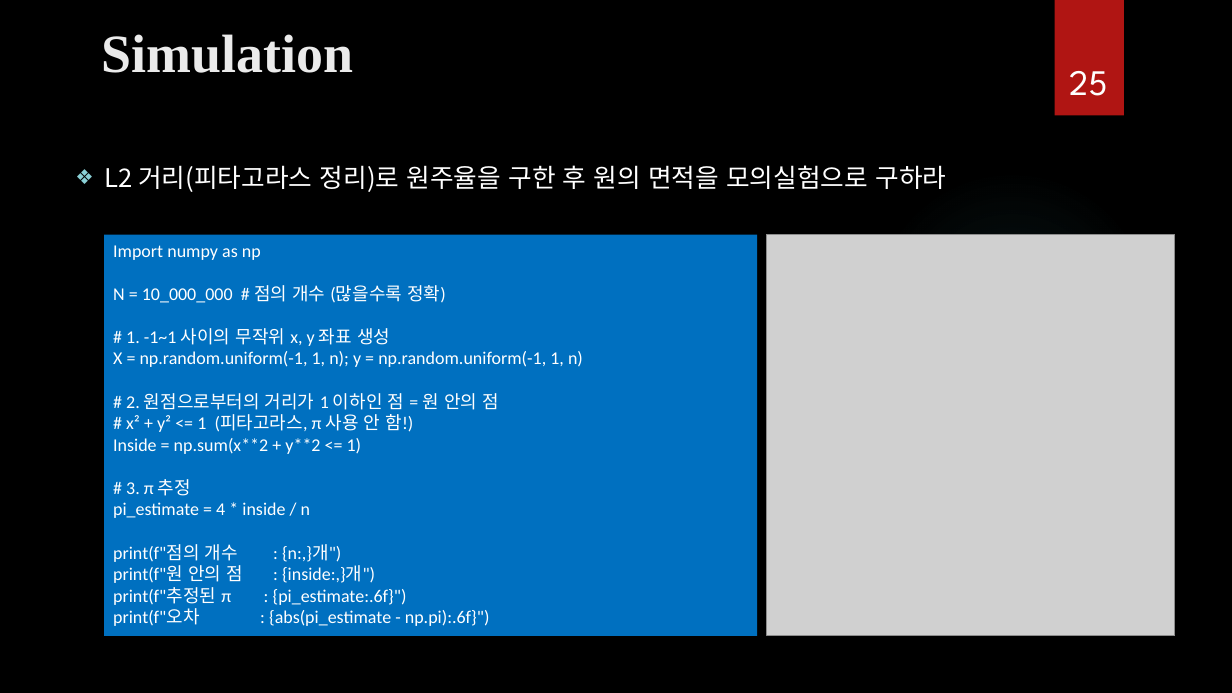
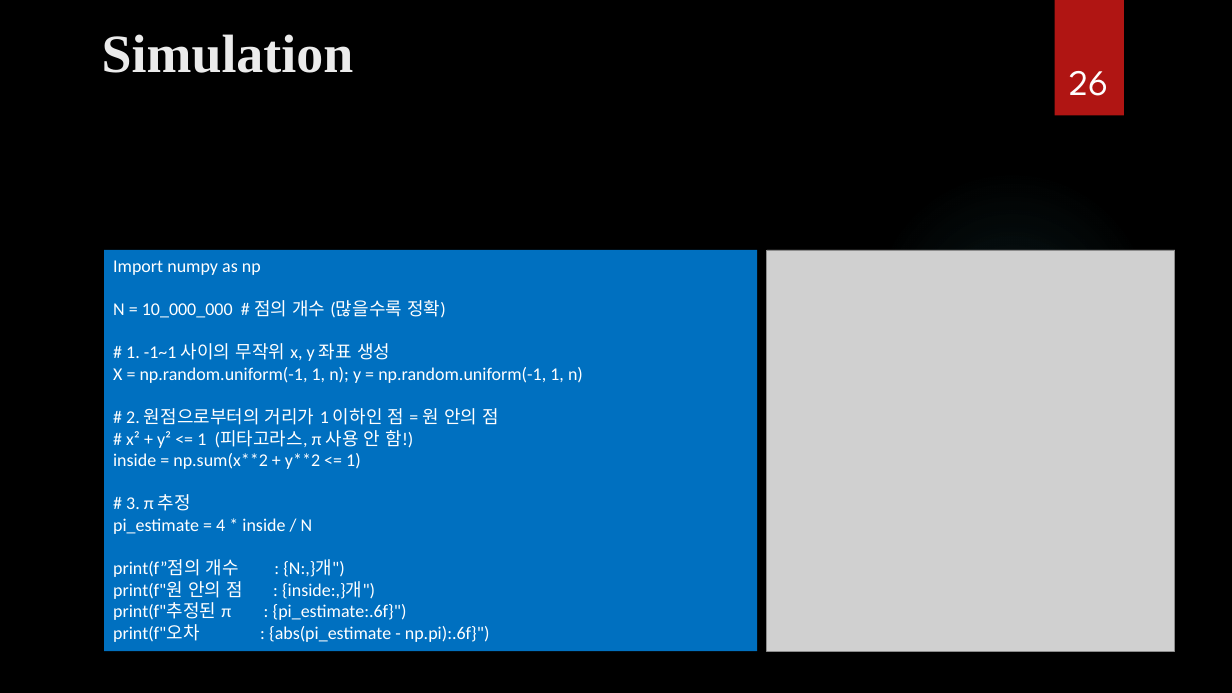
Before and after one commit to ancestor9/mathematics-for-machine-learning, a slide deck: slide 26 of Calculus/Calculus.pptx (slide 25 before the commit). Drawn at 1232x693 pixels with LibreOffice and Linux fonts; fonts in the diff are those of the drawing; grey boxes stand for pictures; background and template pictures are left out. Boxes give left, top, right and bottom in pixels: in the first picture for what was removed or moved away, otherwise in the second. Text is boxed around its words. In the diff, an @@ line names an element or a change of style, - is before the commit and + after.

```diff
--- a/Calculus/Calculus.pptx
+++ b/Calculus/Calculus.pptx
@@ page number at <box>1069,71,1108,96</box>: text changed @@
-25
+26
@@ text removed at <box>104,165,946,192</box> @@
-❖ L2 거리(피타고라스 정리)로 원주율을 구한 후 원의 면적을 모의실험으로 구하라
@@ rectangle "Import numpy as np": place and size @@
-rectangle "Import numpy as np" at <box>104,235,758,636</box>
+rectangle "Import numpy as np" at <box>104,250,758,652</box>
@@ picture: place and size @@
-picture at <box>767,235,1176,636</box>
+picture at <box>767,250,1176,652</box>
@@ text in rectangle at <box>113,453,361,469</box>: text changed @@
-Inside = np.sum(x**2 + y**2 <= 1)
+inside = np.sum(x**2 + y**2 <= 1)
@@ text in rectangle at <box>113,518,345,577</box>: text changed @@
-pi_estimate = 4 * inside / n
-print(f"점의 개수 : {n:,}개")
+pi_estimate = 4 * inside / N
+print(f”점의 개수 : {N:,}개")
```
Also in this commit, not shown: 2 slides added, 1 slide removed.
